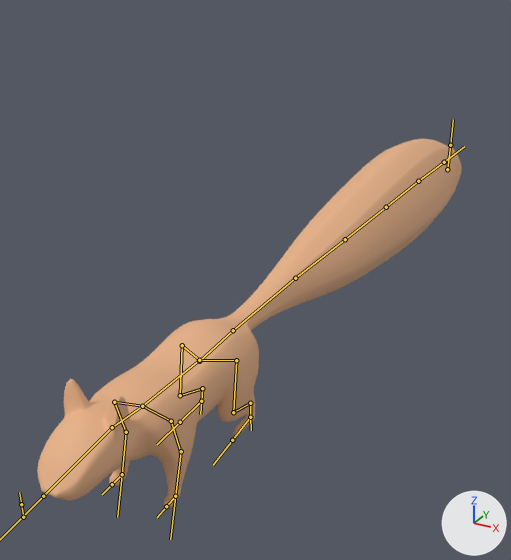
Before and after pictures for a commit that changed the FBX model Assets/Models/Squirrel.fbx.
The view is the same before and after, from a 50 mm camera at (0.78, -1.15, 0.84) aimed at (-0.17, 0.58, -0.03). Every picture has the same lights, and +X, +Y and +Z are marked at lower right. The bones that bend it are drawn over the model as lines.

Names of what the first picture shows: 'Squirrel'.
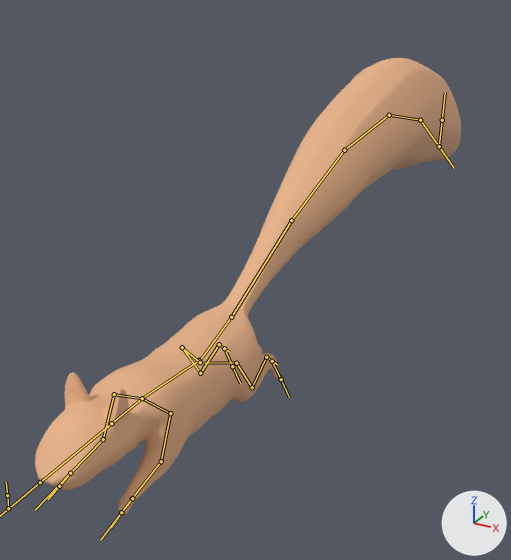
The newer file adds an action. The first version stands in its rest pose; the second is drawn at frame 20 of the action 'Armature|RunCycle'.

What the commit changed:
Bone 'Body' (bone_body) turns from (0, 0, 0) to (-5, 0, 0) degrees about its own x, y and z.
Bone 'Neck' (bone_neck) turns from (0, 0, 0) to (-10, 0, -1) degrees about its own x, y and z.
Bone 'Head' (bone_head) turns from (0, 0, 0) to (11, 0, 0) degrees about its own x, y and z.
Bone 'Arm_L_1' (bone_arm_l_1) turns from (0, 0, 0) to (39, -1, 1) degrees about its own x, y and z.
Bone 'Arm_L_2' (bone_arm_l_2) turns from (0, 0, 0) to (20, 0, 1) degrees about its own x, y and z.
Bone 'Arm_R_1' (bone_arm_r_1) turns from (0, 0, 0) to (39, 1, -1) degrees about its own x, y and z.
Bone 'Arm_R_2' (bone_arm_r_2) turns from (0, 0, 0) to (20, 0, -1) degrees about its own x, y and z.
Bone 'Body 2' (bone_body_2) turns from (0, 0, 0) to (16, 0, 0) degrees about its own x, y and z.
Bone 'Tail_1' (bone_tail_1) turns from (0, 0, 0) to (9, 0, 0) degrees about its own x, y and z.
Bone 'Tail_2' (bone_tail_2) turns from (0, 0, 0) to (-6, 0, 0) degrees about its own x, y and z.
Bone 'Tail_3' (bone_tail_3) turns from (0, 0, 0) to (-13, 0, 0) degrees about its own x, y and z.
Bone 'Tail_4' (bone_tail_4) turns from (0, 0, 0) to (-18, 0, 0) degrees about its own x, y and z.
Bone 'Tail_5' (bone_tail_5) turns from (0, 0, 0) to (-14, 0, 0) degrees about its own x, y and z.
Bone 'Leg_L_1' (bone_leg_l_1) turns from (0, 0, 0) to (-42, -1, 0) degrees about its own x, y and z.
Bone 'Bone_IK_L' (bone_bone_ik_l) moves from (0.0, 0.0, 0.0) to (0.1, 3.9, -4.5).
Bone 'Bone_IK_L' (bone_bone_ik_l) turns from (0, 0, 0) to (-115, 0, -1) degrees about its own x, y and z.
Bone 'Bone_IK_L' (bone_bone_ik_l) is rescaled from (1.0, 1.0, 1.0) to (0.99, 1.0, 1.0).
Bone 'Leg_R_1' (bone_leg_r_1) turns from (0, 0, 0) to (-42, -1, 2) degrees about its own x, y and z.
Bone 'Bone_IK_R' (bone_bone_ik_r) moves from (0.0, 0.0, 0.0) to (0.0, 3.8, -4.4).
Bone 'Bone_IK_R' (bone_bone_ik_r) turns from (0, 0, 0) to (-115, 0, -1) degrees about its own x, y and z.
Bone 'Bone_IK_R' (bone_bone_ik_r) is rescaled from (1.0, 1.0, 1.0) to (0.99, 1.0, 1.0).
Bone 'Bone_IK_front_L' (bone_bone_ik_front_l) moves from (0.0, 0.0, 0.0) to (0.2, -5.7, 3.7).
Bone 'Bone_IK_front_L' (bone_bone_ik_front_l) turns from (0, 0, 0) to (10, 0, 0) degrees about its own x, y and z.
Bone 'Bone_IK_front_L' (bone_bone_ik_front_l) is rescaled from (1.0, 1.0, 1.0) to (1.07, 1.0, 1.0).
Bone 'Bone_IK_front_R' (bone_bone_ik_front_r) moves from (0.0, 0.0, 0.0) to (-0.2, -5.7, 3.7).
Bone 'Bone_IK_front_R' (bone_bone_ik_front_r) turns from (0, 0, 0) to (10, 0, 0) degrees about its own x, y and z.
Bone 'Bone_IK_front_R' (bone_bone_ik_front_r) is rescaled from (1.0, 1.0, 1.0) to (1.07, 1.0, 1.0).

Boxes [x1, y1, x2, y2] around the edits, measured in the pictures (511 x 560 px):
'Squirrel', posed (24% taller)
    before: [37, 139, 462, 508]
    after: [35, 58, 461, 514]
bone 'Body', root to tip
    before: (199, 360) to (142, 406)
    after: (199, 360) to (142, 398)
bone 'Neck', root to tip
    before: (142, 406) to (112, 427)
    after: (142, 398) to (111, 423)
bone 'Head', root to tip
    before: (112, 427) to (43, 496)
    after: (111, 423) to (40, 482)
bone 'Arm_L_1', root to tip
    before: (171, 421) to (180, 451)
    after: (170, 413) to (161, 461)
bone 'Arm_L_2', root to tip
    before: (181, 451) to (175, 496)
    after: (161, 461) to (132, 498)
bone 'Arm_R_1', root to tip
    before: (114, 402) to (126, 432)
    after: (114, 394) to (103, 439)
bone 'Arm_R_2', root to tip
    before: (126, 432) to (122, 474)
    after: (103, 439) to (70, 473)
bone 'Body 2', root to tip
    before: (199, 361) to (233, 330)
    after: (199, 361) to (231, 317)
bone 'Tail_1', root to tip
    before: (233, 330) to (295, 278)
    after: (231, 317) to (291, 220)
bone 'Tail_2', root to tip
    before: (295, 278) to (345, 239)
    after: (291, 220) to (344, 150)
bone 'Tail_3', root to tip
    before: (345, 239) to (386, 207)
    after: (344, 150) to (389, 115)
bone 'Tail_4', root to tip
    before: (386, 207) to (418, 181)
    after: (389, 115) to (420, 120)
bone 'Tail_5', root to tip
    before: (418, 181) to (444, 162)
    after: (420, 120) to (439, 146)
bone 'Leg_L_1', root to tip
    before: (236, 360) to (233, 412)
    after: (236, 363) to (252, 387)
bone 'Bone_IK_L', root to tip
    before: (250, 417) to (250, 417)
    after: (272, 361) to (272, 360)
bone 'Leg_R_1', root to tip
    before: (182, 345) to (180, 395)
    after: (182, 347) to (200, 373)
bone 'Bone_IK_R', root to tip
    before: (201, 401) to (201, 401)
    after: (224, 348) to (224, 348)
bone 'Bone_IK_front_L', root to tip
    before: (175, 496) to (175, 496)
    after: (132, 498) to (132, 498)
bone 'Bone_IK_front_R', root to tip
    before: (122, 474) to (122, 474)
    after: (70, 473) to (70, 473)
